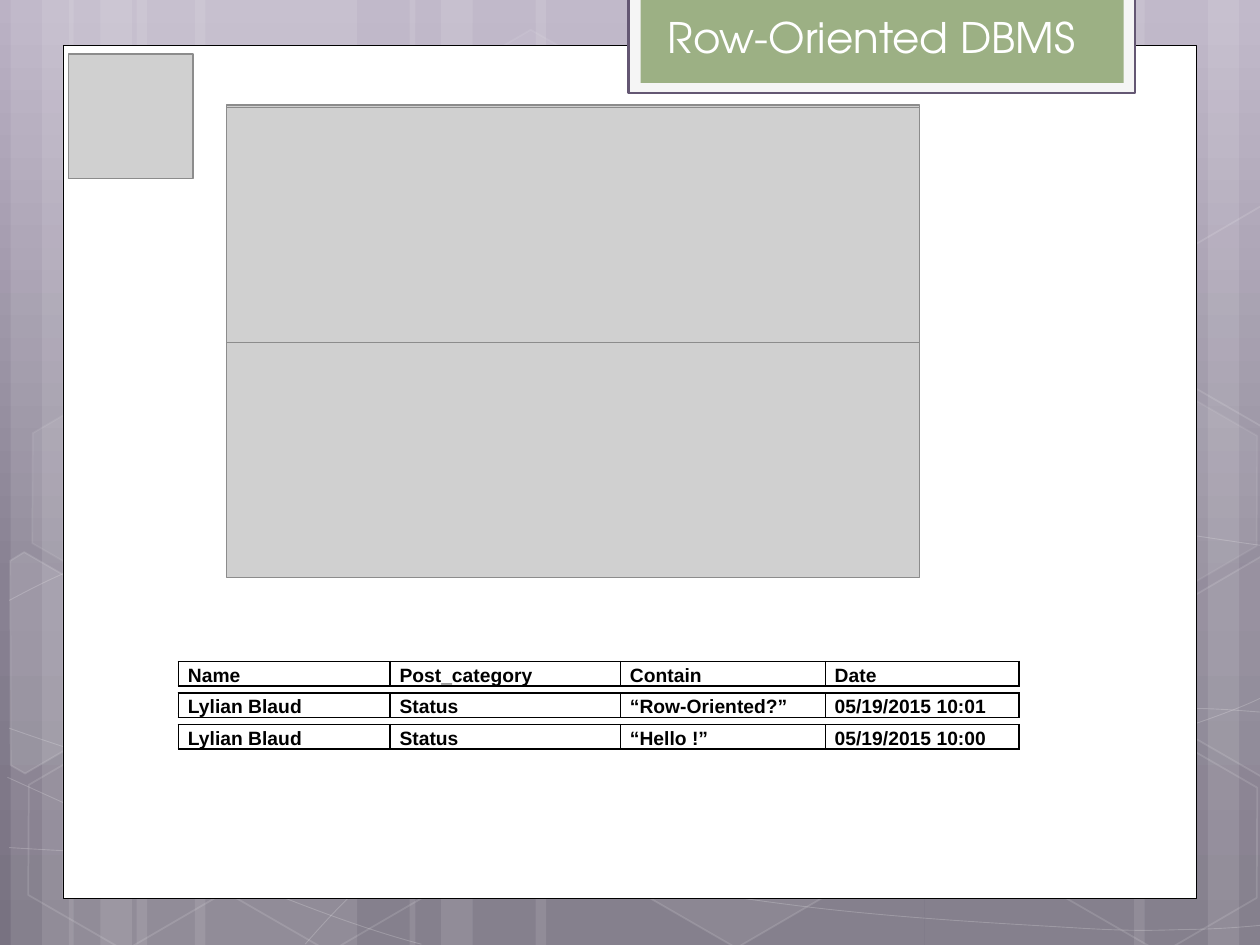
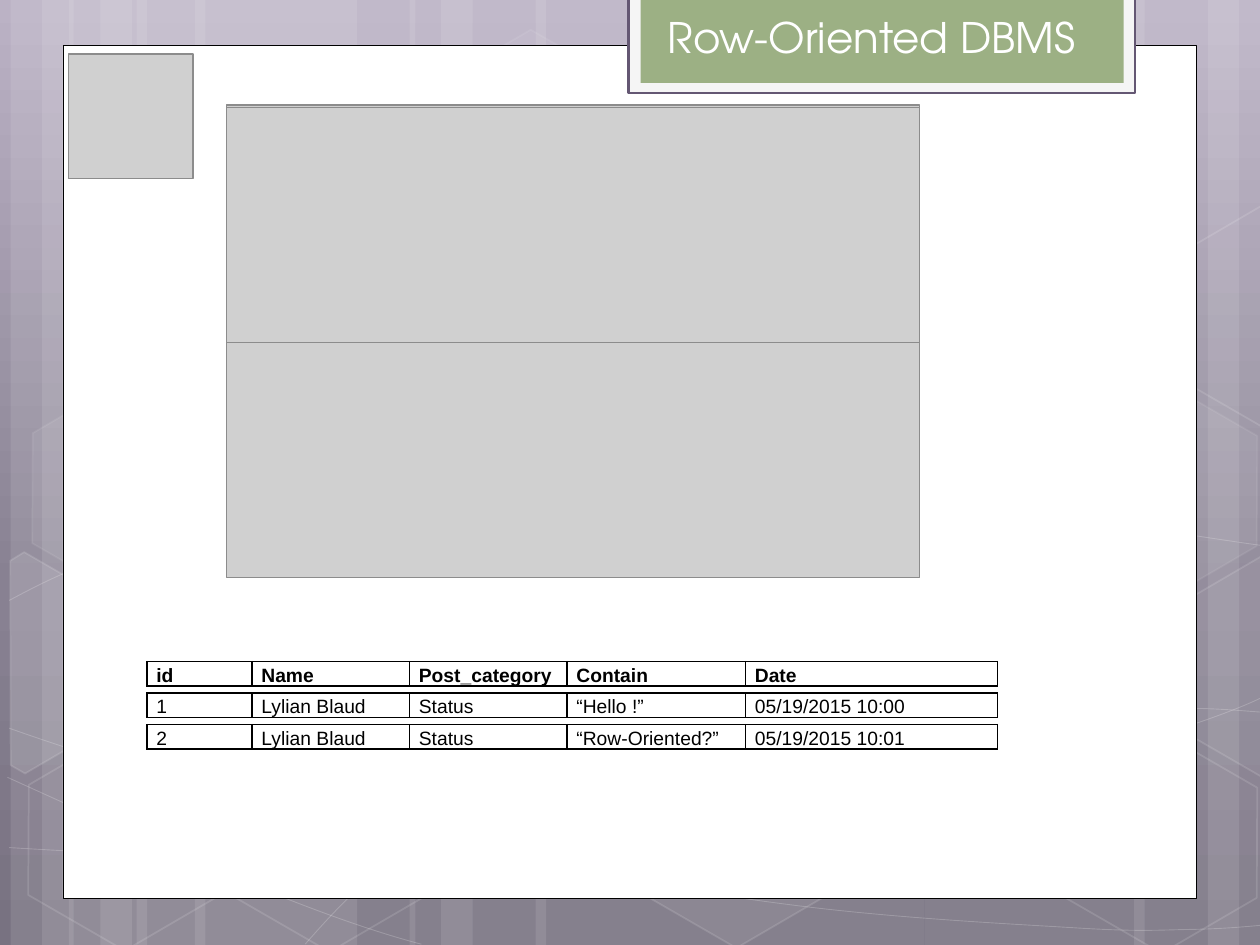
Before and after one commit to helpcat/bigdataworkshop2, a slide deck: slide 10 of slides/MonetDB workshop.pptx. Drawn at 1260x945 pixels with LibreOffice and Linux fonts; fonts in the diff are those of the drawing; grey boxes stand for pictures. Boxes give left, top, right and bottom in pixels: in the first picture for what was removed or moved away, otherwise in the second. Text is boxed around its words. In the diff, an @@ line names an element or a change of style, - is before the commit and + after.

```diff
--- a/slides/MonetDB workshop.pptx
+++ b/slides/MonetDB workshop.pptx
@@ table at bbox=[147, 662, 998, 690] @@
+column 1: id
@@ table: place and size @@
-table at bbox=[179, 662, 1021, 690]
+table at bbox=[147, 662, 998, 690]
@@ table at bbox=[147, 693, 998, 721] @@
+column 1: 1
@@ table: place and size @@
-table at bbox=[179, 693, 1021, 722]
+table at bbox=[147, 693, 998, 721]
@@ table at bbox=[147, 724, 998, 753] @@
+column 1: 2
@@ table: place and size @@
-table at bbox=[179, 693, 1021, 721]
+table at bbox=[147, 724, 998, 753]
@@ table removed at bbox=[179, 724, 1021, 753], 1 rows, 4 columns @@
-Lylian Blaud | Status | “Hello !” | 05/19/2015 10:00
```
Also in this commit, not shown: 2 other slides changed, 1 slide added.
